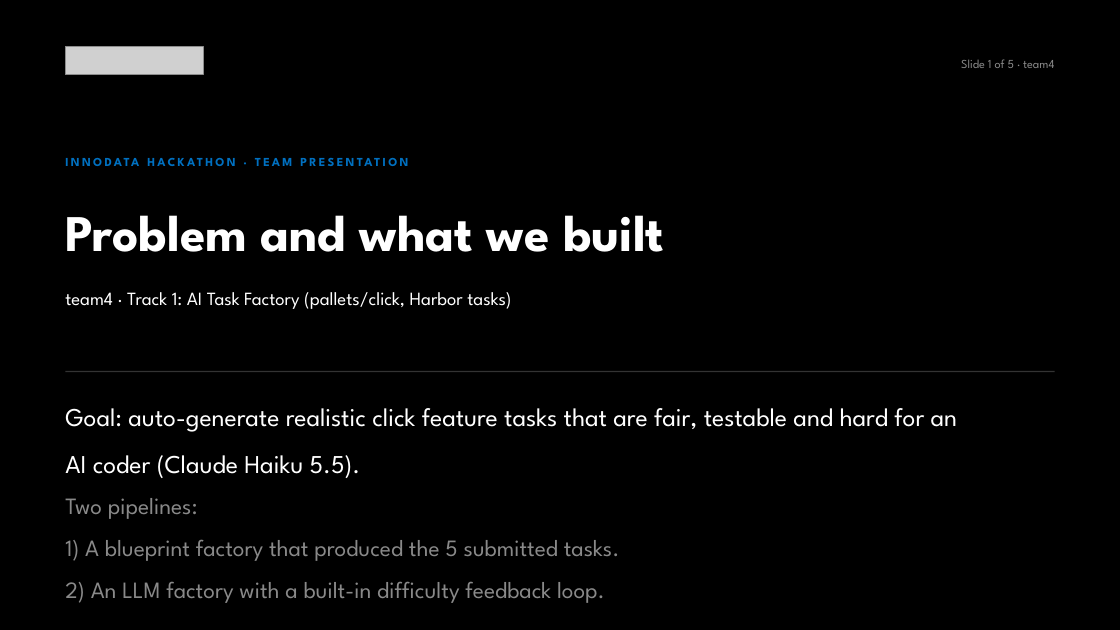
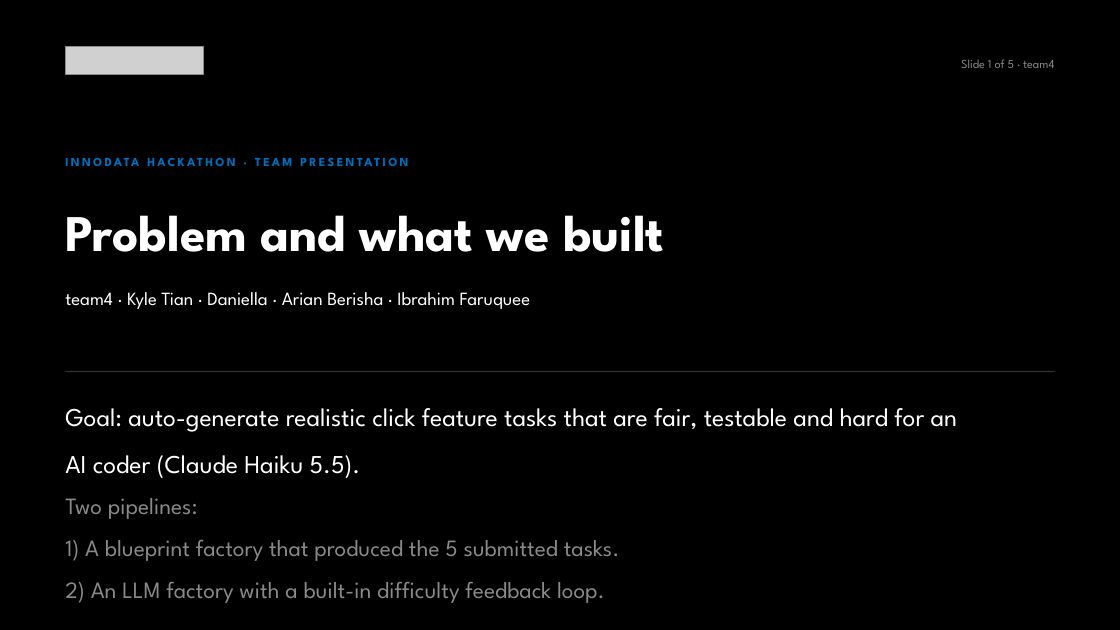
Before and after one commit to Daniellaguips/team4_track1, a slide deck: slide 1 of track1_submission/team4_Track1/team4_slides.pptx. Drawn at 1120x630 pixels with LibreOffice and Linux fonts; fonts in the diff are those of the drawing; grey boxes stand for pictures. Boxes give left, top, right and bottom in pixels: in the first picture for what was removed or moved away, otherwise in the second. Text is boxed around its words. In the diff, an @@ line names an element or a change of style, - is before the commit and + after.

Commit message:
Slides updated (team names, 21/21 result + Arian's evidence, v7 next step); rebuild zip (0 errors)

```diff
--- a/track1_submission/team4_Track1/team4_slides.pptx
+++ b/track1_submission/team4_Track1/team4_slides.pptx
@@ text at (65, 292, 530, 309): text changed @@
-team4 · Track 1: AI Task Factory (pallets/click, Harbor tasks)
+team4 · Kyle Tian · Daniella · Arian Berisha · Ibrahim Faruquee
```
Also in this commit, not shown: 2 other slides changed, 2 other files.
